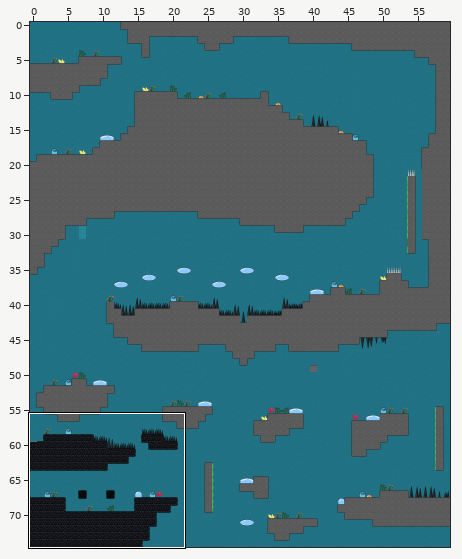
An edit to a level. Tiled map, maps/segunda_fase.tmx. The picture above shows the old version from afar; the outline marks the close-up.
Close-up. First the earlier version:
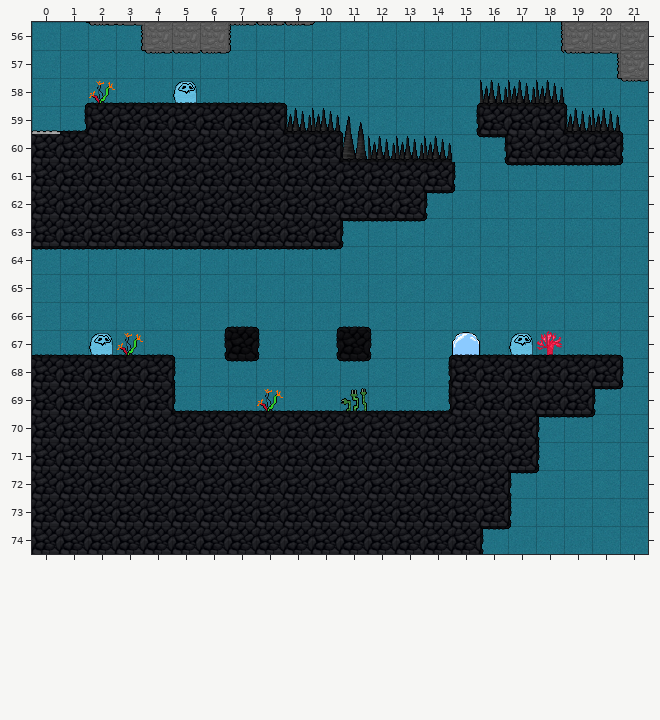
Cells are 32x32 px. Shown: x 0..21, y 56..74. The commit also changed other parts of the map, which this record leaves out.
Once edited:
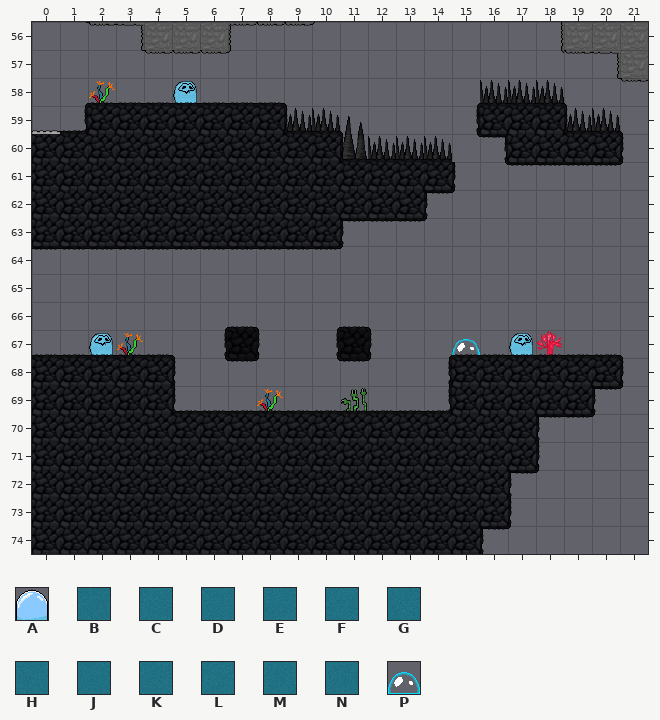
Key: from "Tiles_Fase1": A 95; from "bolhas": B 313, C 314, D 315, E 316, F 361, G 364, H 409, J 412, K 457, L 458, M 459, N 460; from "bolhas_tileset": P 0.
_ is an empty cell.
Edits made:
Layer "fundo" (removed):
y 56: x 0..3 BKLM -> ____; x 7..18 NELKLMNJMNBC -> ____________
y 57: x 0..20 FKLMNENNEMNKLMNNEBCDE -> _____________________
y 58: x 0..21 HKLMNGMNEMNKLMNEEBCDEM -> ______________________
y 59: x 0..1 KK -> __; x 9..15 MNKLMNG -> _______; x 19..21 DEM -> ___
y 60: x 11..16 KLMNJG -> ______; x 21 M -> _
y 61: x 15..21 NJBCDEM -> _______
y 62: x 14..21 MNBCDEGM -> ________
y 63: x 11..21 GKLMNECDEJM -> ___________
y 64: x 0..21 KLMNELMNMNGJKLMNGCDENM -> ______________________
y 65: x 0..21 KLMNELMNMNJNKLMNJDEGLM -> ______________________
y 66: x 0..21 KLMNGBKLMNNKLKLMNDEJLM -> ______________________
y 67: x 0..6 KLMNJFK -> _______; x 8..10 MNE -> ___; x 12..21 LKLMNDENLM -> __________
y 68: x 5..14 HKBCDEKLKL -> __________; x 21 M -> _
y 69: x 5..14 KLBCDEKLKL -> __________; x 20..21 LM -> __
y 70: x 18..21 EKLM -> ____
y 71: x 18..21 GKLM -> ____
y 72: x 17..21 JJKLM -> _____
y 73: x 17..21 NNNGB -> _____
y 74: x 16..21 MNMNJB -> ______
Layer "blocos":
y 67: x 15 A -> P
Changed places in both close-ups, as pixel boxes (x1, y1, x2, y2):
changed: (32, 22, 648, 554)
